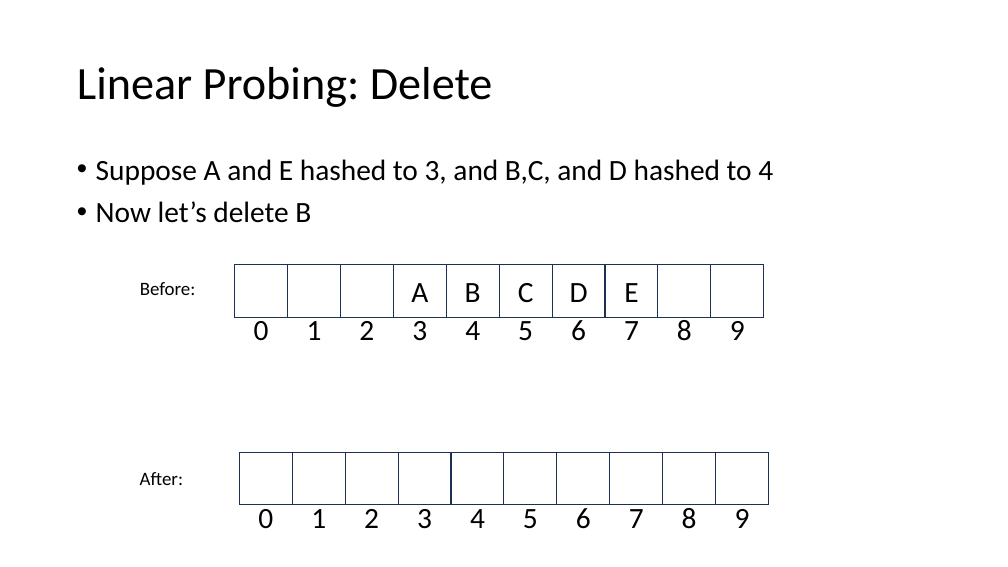
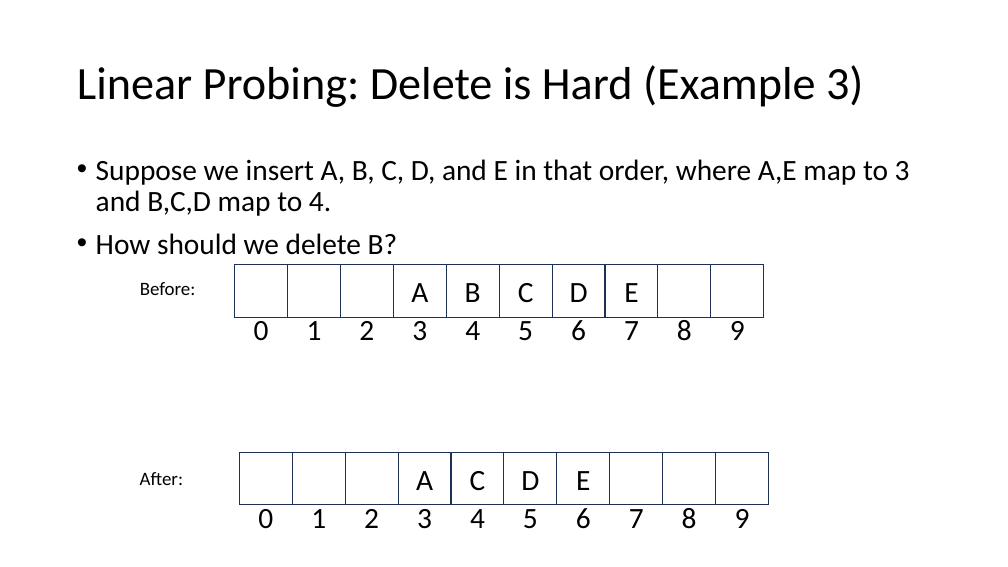
Before and after one commit to natebrunelle/cse332, a slide deck: slide 26 of markdown/files/slides/lecture11_hashtables2.pptx. Drawn at 1008x567 pixels with LibreOffice and Linux fonts; fonts in the diff are those of the drawing. Boxes give left, top, right and bottom in pixels: in the first picture for what was removed or moved away, otherwise in the second. Text is boxed around its words. In the diff, an @@ line names an element or a change of style, - is before the commit and + after.

```diff
--- a/markdown/files/slides/lecture11_hashtables2.pptx
+++ b/markdown/files/slides/lecture11_hashtables2.pptx
@@ title at [77, 65, 863, 107]: text changed @@
-Linear Probing: Delete
+Linear Probing: Delete is Hard (Example 3)
@@ text at [96, 159, 910, 255]: text changed @@
-• Suppose A and E hashed to 3, and B,C, and D hashed to 4
-• Now let’s delete B
+• Suppose we insert A, B, C, D, and E in that order, where A,E map to 3 and B,C,D map to 4.
+• How should we delete B?
@@ text in rectangle at [416, 471, 433, 490]: text added @@
+A
@@ text in rectangle at [470, 471, 486, 491]: text added @@
+C
@@ text in rectangle at [521, 471, 539, 490]: text added @@
+D
@@ text in rectangle at [576, 471, 590, 490]: text added @@
+E
```
Also in this commit, not shown: 3 other slides changed, 2 slides added, 4 other files.
